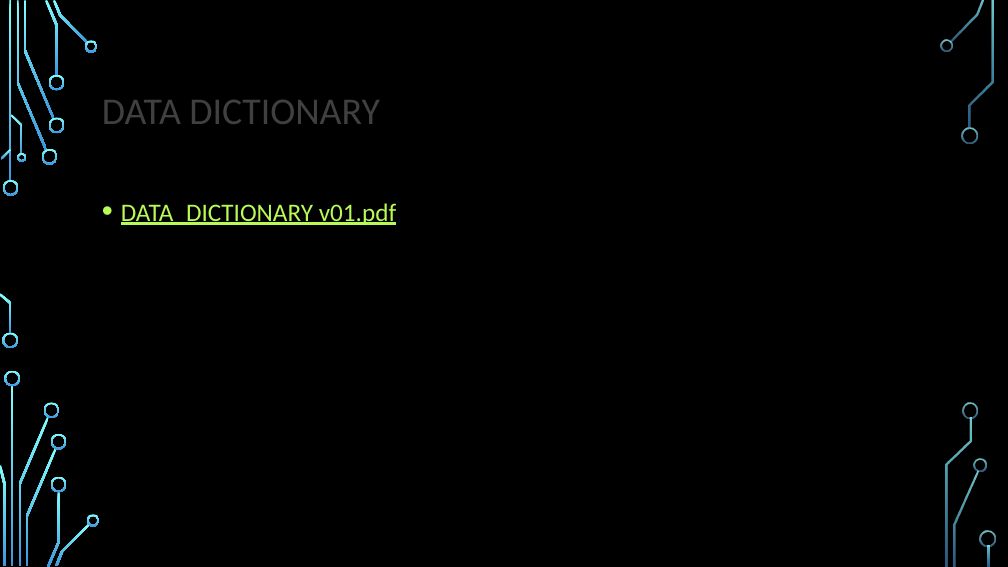
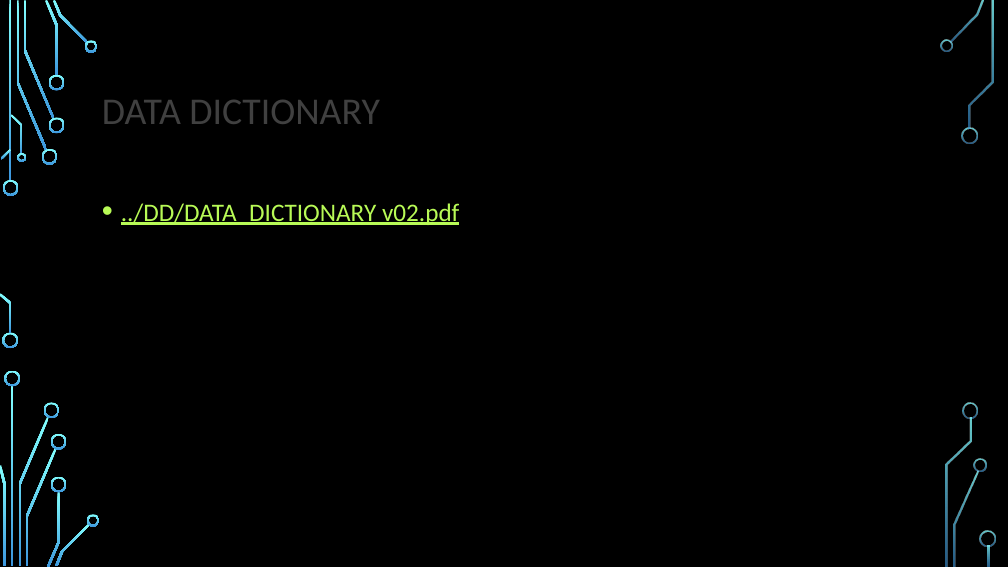
Before and after one commit to VIRTUALD3SIGN/VR, a slide deck: slide 13 of presentation_v02.pptx (slide 11 before the commit). Drawn at 1008x567 pixels with LibreOffice and Linux fonts; fonts in the diff are those of the drawing; background and template pictures are left out. Boxes give left, top, right and bottom in pixels: in the first picture for what was removed or moved away, otherwise in the second. Text is boxed around its words. In the diff, an @@ line names an element or a change of style, - is before the commit and + after.

```diff
--- a/presentation_v02.pptx
+++ b/presentation_v02.pptx
@@ text at (x1=121, y1=203, x2=459, y2=225): text changed @@
-• DATA_DICTIONARY v01.pdf
+• ../DD/DATA_DICTIONARY v02.pdf
```
Also in this commit, not shown: 8 other slides changed, 6 slides added, 10 other files.
